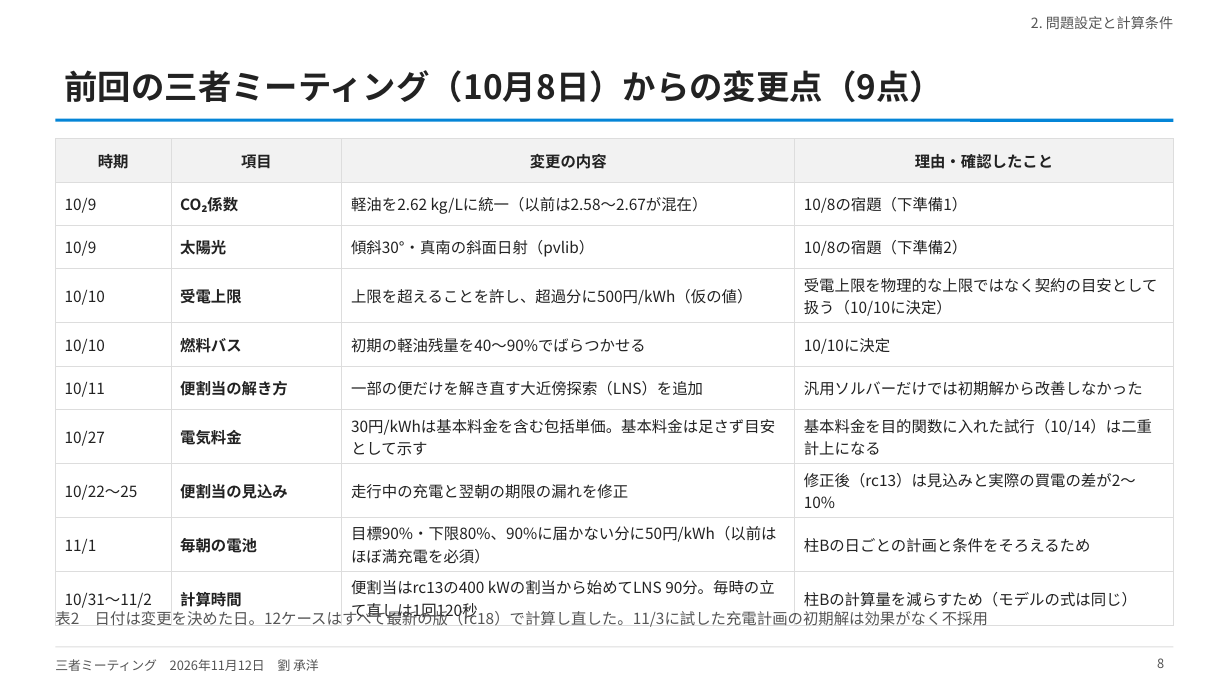
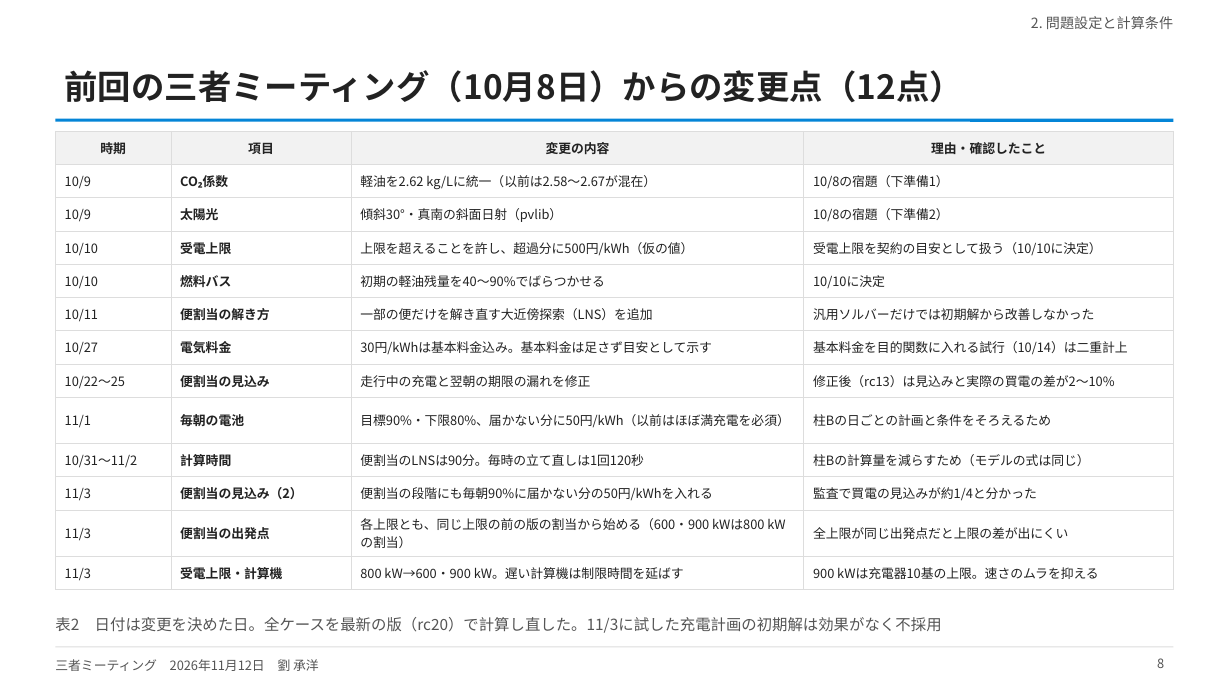
Before and after one commit to CYLIU2003/master-course, a slide deck: slide 8 of outcome/2026-11-12_three_party/three_party_20261112.pptx. Drawn at 1232x693 pixels with LibreOffice and Linux fonts; fonts in the diff are those of the drawing. Boxes give left, top, right and bottom in pixels: in the first picture for what was removed or moved away, otherwise in the second. Text is boxed around its words. In the diff, an @@ line names an element or a change of style, - is before the commit and + after.

```diff
--- a/outcome/2026-11-12_three_party/three_party_20261112.pptx
+++ b/outcome/2026-11-12_three_party/three_party_20261112.pptx
@@ title at [65, 70, 963, 102]: text changed @@
-前回の三者ミーティング（10月8日）からの変更点（9点）
+前回の三者ミーティング（10月8日）からの変更点（12点）
@@ table at [55, 131, 1174, 585] @@
-row 4, column 4: 受電上限を物理的な上限ではなく契約の目安として扱う（10/10に決定）
+row 4, column 4: 受電上限を契約の目安として扱う（10/10に決定）
-row 7, column 3: 30円/kWhは基本料金を含む包括単価。基本料金は足さず目安として示す
+row 7, column 3: 30円/kWhは基本料金込み。基本料金は足さず目安として示す
-row 7, column 4: 基本料金を目的関数に入れた試行（10/14）は二重計上になる
+row 7, column 4: 基本料金を目的関数に入れる試行（10/14）は二重計上
-row 9: 11/1 | 毎朝の電池 | 目標90%・下限80%、90%に届かない分に50円/kWh（以前はほぼ満充電を必須） | 柱Bの日ごとの計画と条件をそろえるため
-row 10: 10/31〜11/2 | 計算時間 | 便割当はrc13の400 kWの割当から始めてLNS 90分。毎時の立て直しは1回120秒 | 柱Bの計算量を減らすため（モデルの式は同じ）
+row 9: 11/1 | 毎朝の電池 | 目標90%・下限80%、届かない分に50円/kWh（以前はほぼ満充電を必須） | 柱Bの日ごとの計画と条件をそろえるため
+row 10: 10/31〜11/2 | 計算時間 | 便割当のLNSは90分。毎時の立て直しは1回120秒 | 柱Bの計算量を減らすため（モデルの式は同じ）
+row 11: 11/3 | 便割当の見込み（2） | 便割当の段階にも毎朝90%に届かない分の50円/kWhを入れる | 監査で買電の見込みが約1/4と分かった
+row 12: 11/3 | 便割当の出発点 | 各上限とも、同じ上限の前の版の割当から始める（600・900 kWは800 kWの割当） | 全上限が同じ出発点だと上限の差が出にくい
+row 13: 11/3 | 受電上限・計算機 | 800 kW→600・900 kW。遅い計算機は制限時間を延ばす | 900 kWは充電器10基の上限。速さのムラを抑える
@@ table: place and size @@
-table at [55, 139, 1174, 624]
+table at [55, 131, 1174, 585]
@@ text at [55, 617, 942, 633]: text changed @@
-表2 日付は変更を決めた日。12ケースはすべて最新の版（rc18）で計算し直した。11/3に試した充電計画の初期解は効果がなく不採用
+表2 日付は変更を決めた日。全ケースを最新の版（rc20）で計算し直した。11/3に試した充電計画の初期解は効果がなく不採用
```
Also in this commit, not shown: 17 other slides changed, 1 slide added, 8 other files.
